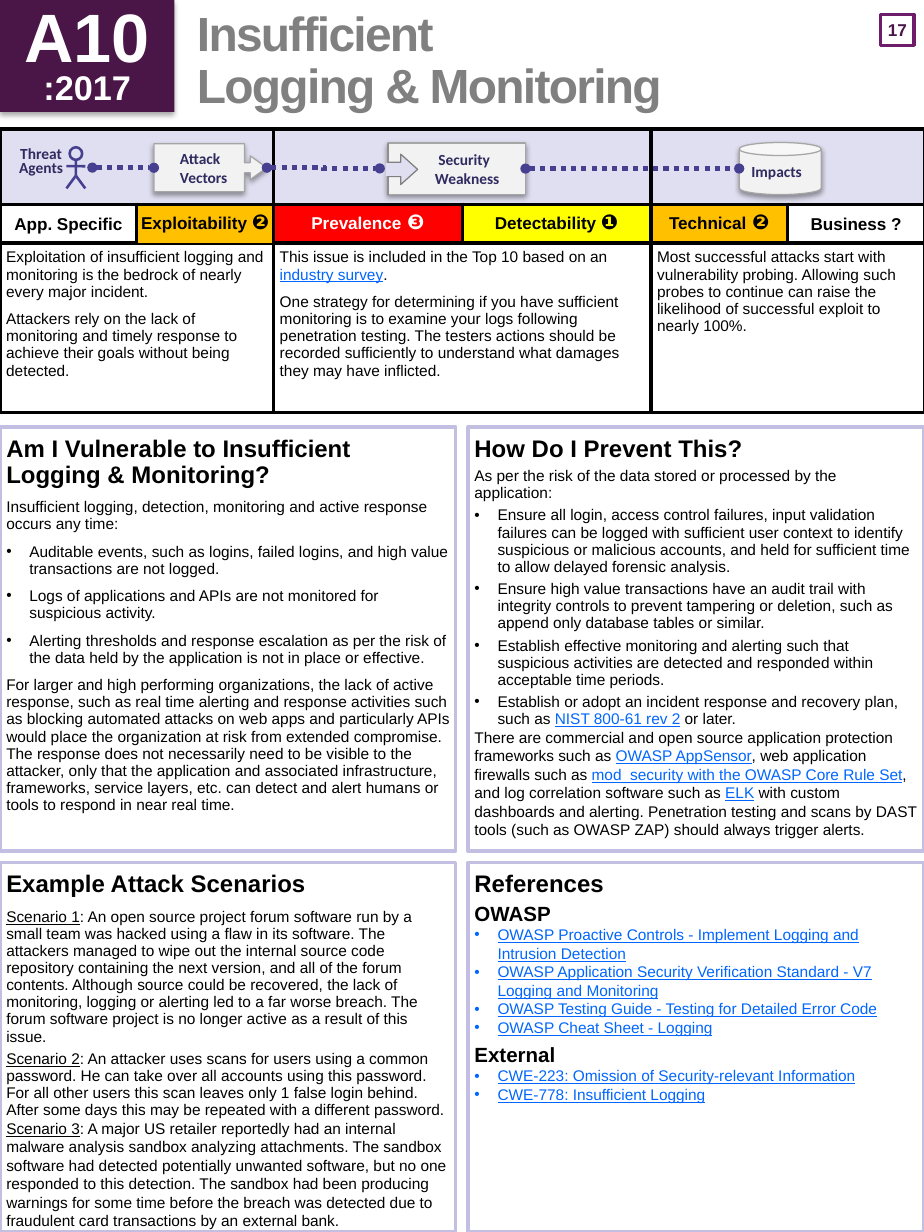
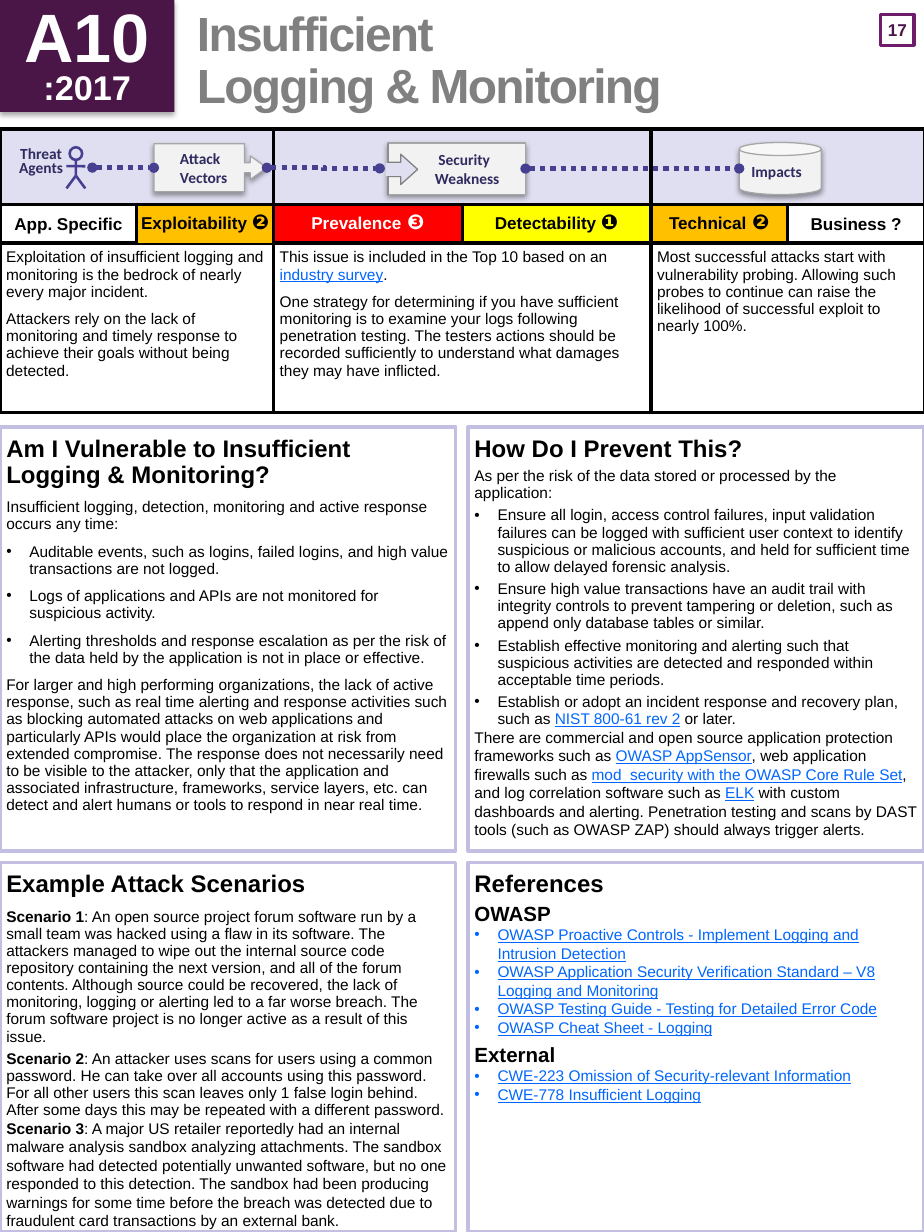
Before and after one commit to OWASP/Top10, a slide deck: slide 18 of 2017/OWASP Top 10 2017 GM (en).pptx. Drawn at 924x1232 pixels with LibreOffice and Linux fonts; fonts in the diff are those of the drawing. Boxes give left, top, right and bottom in pixels: in the first picture for what was removed or moved away, otherwise in the second. Text is boxed around its words. In the diff, an @@ line names an element or a change of style, - is before the commit and + after.

```diff
--- a/2017/OWASP Top 10 2017 GM (en).pptx
+++ b/2017/OWASP Top 10 2017 GM (en).pptx
@@ text at (6,678,448,814): text changed @@
-For larger and high performing organizations, the lack of active response, such as real time alerting and response activities such as blocking automated attacks on web apps and particularly APIs would place the organization at risk from extended compromise. The response does not necessarily need to be visible to the attacker, only that the application and associated infrastructure, frameworks, service layers, etc. can detect and alert humans or tools to respond in near real time.
+For larger and high performing organizations, the lack of active response, such as real time alerting and response activities such as blocking automated attacks on web applications and particularly APIs would place the organization at risk from extended compromise. The response does not necessarily need to be visible to the attacker, only that the application and associated infrastructure, frameworks, service layers, etc. can detect and alert humans or tools to respond in near real time.
@@ text at (6,910,447,1230): bold on, underline off in "Scenario 1:", "Scenario 2:", "Scenario 3:" @@
@@ text at (498,965,875,999): text changed @@
-• OWASP Application Security Verification Standard - V7 Logging and Monitoring
+• OWASP Application Security Verification Standard – V8 Logging and Monitoring
@@ text at (498,1069,851,1103): text changed @@
-• CWE-223: Omission of Security-relevant Information
-• CWE-778: Insufficient Logging
+• CWE-223 Omission of Security-relevant Information
+• CWE-778 Insufficient Logging
```
Also in this commit, not shown: 16 other slides changed.
